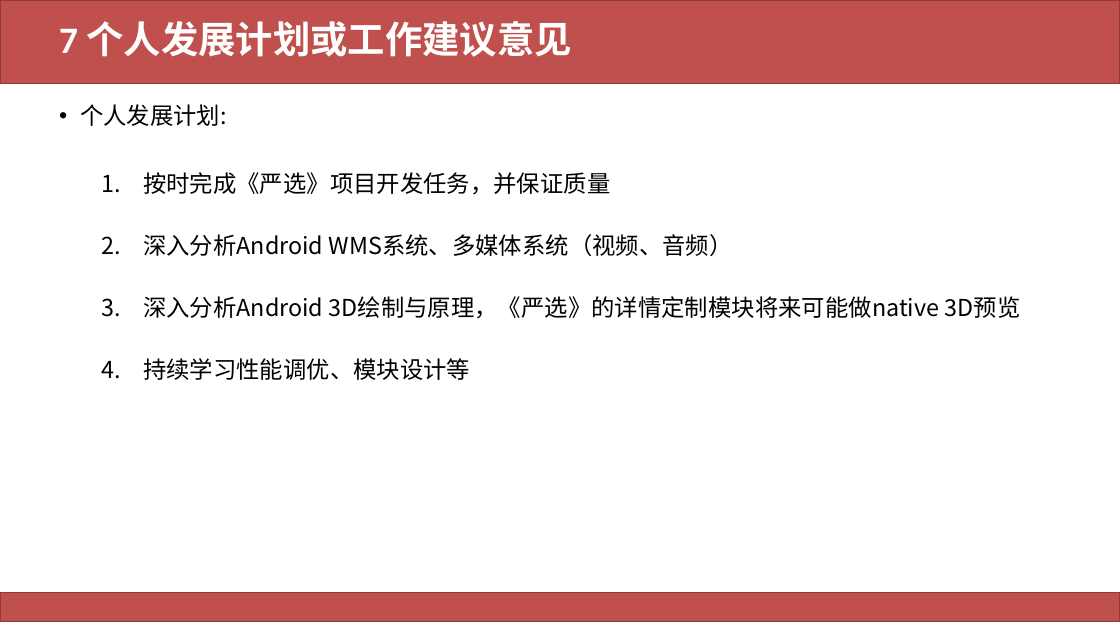
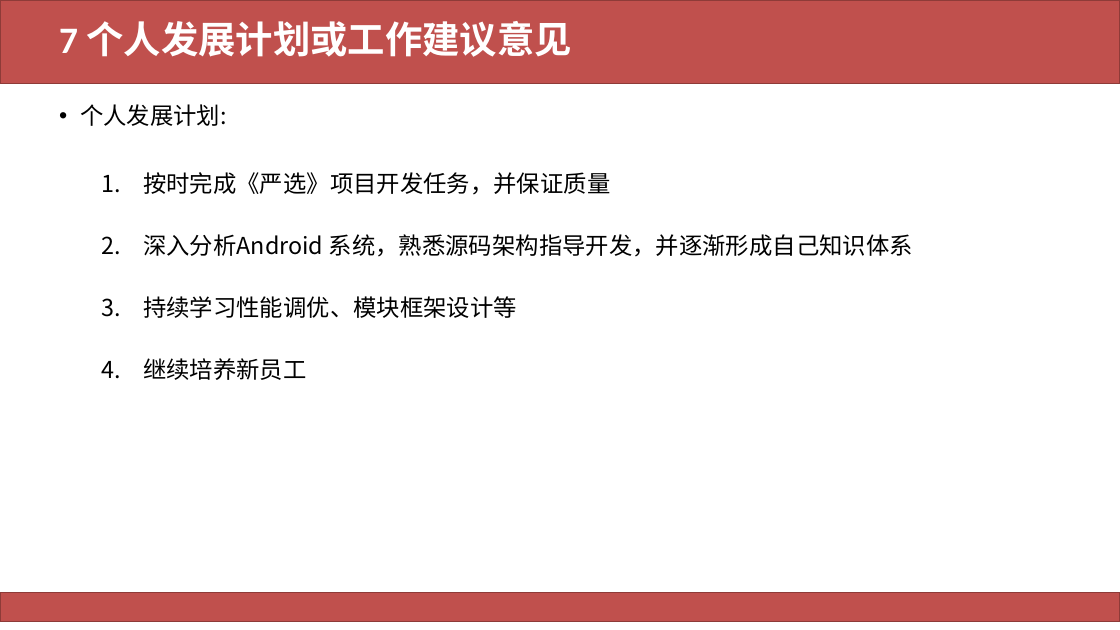
Before and after one commit to happylishang/happylishang.github.io, a slide deck: slide 21 of _posts/升级/2019/H4186-李尚-2019-升级答辩PPT .pptx. Drawn at 1120x630 pixels with LibreOffice and Linux fonts; fonts in the diff are those of the drawing. Boxes give left, top, right and bottom in pixels: in the first picture for what was removed or moved away, otherwise in the second. Text is boxed around its words. In the diff, an @@ line names an element or a change of style, - is before the commit and + after.

```diff
--- a/_posts/升级/2019/H4186-李尚-2019-升级答辩PPT .pptx
+++ b/_posts/升级/2019/H4186-李尚-2019-升级答辩PPT .pptx
@@ text at [143, 234, 913, 380]: text changed @@
-  2. 深入分析Android WMS系统、多媒体系统（视频、音频）
-  3. 深入分析Android 3D绘制与原理，《严选》的详情定制模块将来可能做native 3D预览
-  4. 持续学习性能调优、模块设计等
+  2. 深入分析Android 系统，熟悉源码架构指导开发，并逐渐形成自己知识体系
+  3. 持续学习性能调优、模块框架设计等
+  4. 继续培养新员工
```
Also in this commit, not shown: 3 other slides changed, 3 other files.
